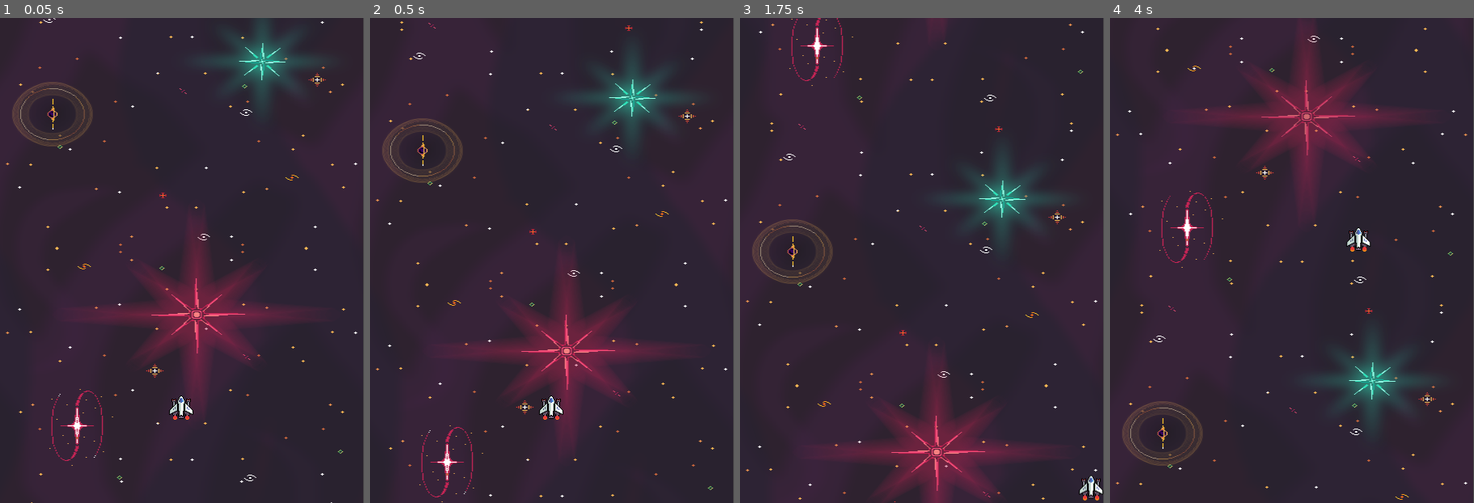
Above: before the commit, frames 1-4 (left to right).
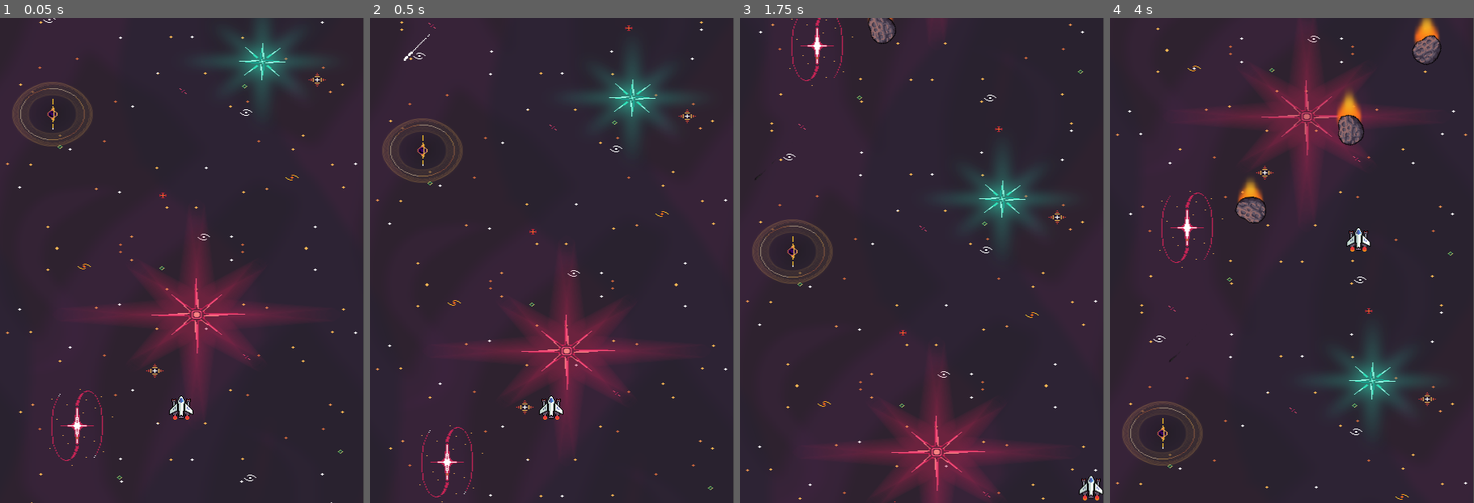
Above: after the commit, the same moments.

Repository: ngophulan456hn/Void-Space-Shooter
Game: Godot game, scene res://Scenes/MainScene.tscn
Same seed, same stepped clock (60 frames per second), same inputs: the game is played once before the commit and once after it.
Inputs:
- Up to frame 1 (0.05 s): no input
- Up to frame 2 (0.5 s): no input
- Up to frame 3 (1.75 s): hold Right (ui_right) 0.53-1.28 s; hold Down (ui_down) from 1.28 s (still down)
- Up to frame 4 (4 s): release Down (ui_down) at 2.03 s; hold Right (ui_right) 2.03-2.78 s; hold Up (ui_up) 2.78-3.53 s; hold Left (ui_left) from 3.53 s (still down)

Frame 1 is identical in both runs. In frame 2, less than 0.1% of the frame differs, in the area x 9-17%, y 3-9%; in frame 3, 0.3%; in frame 4, 1.6%, in the area x 16-92%, y 0-71%.

Commit message:
feat: add asteroids to the game

Diff:
--- /dev/null
+++ b/Scenes/Asteroids.gd
@@ -0,0 +1,63 @@
+extends Area2D
+
+class_name Asteroid
+
+onready var animatedSprite := $AnimatedSprite
+onready var collisionShape2D := $CollisionShape2D
+onready var spriteEffect := $SpriteEffect
+onready var hurtBox = $Hurtbox
+onready var stats := $Stats
+
+enum { IDLE, EXPLODE }
+
+var state = IDLE
+var velocity = Vector2.ZERO
+
+const MAX_SPEED = 100
+const ROTATED_SPEED = 5
+
+var asteroid_max_health: int = 3
+
+func _ready():
+	stats.set_max_health(asteroid_max_health)
+	stats.set_health(asteroid_max_health)
+	stats.connect("no_health", self, "_on_no_health")
+	animatedSprite.play("Base")
+	spriteEffect.play("Effect")
+
+func _physics_process(delta):
+	match state:
+		IDLE:
+			move_state(delta)
+		EXPLODE:
+			explode_state()
+
+func move_state(delta):
+	animatedSprite.rotation_degrees += ROTATED_SPEED
+	position.y += MAX_SPEED * delta
+	if position.y > 650:
+		queue_free()
+
+func explode_state():
+	animatedSprite.play("Explode")
+	spriteEffect.visible = false
+	hurtBox.disable_collision()
+	collisionShape2D.disabled = true
+
+func _on_no_health():
+	state = EXPLODE
+	spriteEffect.visible = false
+
+func _on_AnimatedSprite_animation_finished():
+	if state == EXPLODE:
+		queue_free()
+
+func _on_Hurtbox_area_entered(area):
+	if area is Bullet:
+		stats.set_health(stats.get_health() - 1)
+	print("Asteroid health: ", stats.get_health())
+
+
+func _on_Asteroids_body_entered(body):
+	if body is Player:
+		state = EXPLODE
--- /dev/null
+++ b/Scenes/Asteroids.tscn
@@ -0,0 +1,130 @@
+[gd_scene load_steps=23 format=2]
+
+[ext_resource path="res://Sprites/Void_EnvironmentPack/Asteroids/Asteroid 01 - Base.png" type="Texture" id=1]
+[ext_resource path="res://Sprites/Void_EnvironmentPack/Asteroids/Asteroid 01 - Explode.png" type="Texture" id=2]
+[ext_resource path="res://Scenes/Hurtbox.tscn" type="PackedScene" id=3]
+[ext_resource path="res://Sprites/Void_EnvironmentPack/Effects/Asteroid - Flame.png" type="Texture" id=5]
+[ext_resource path="res://Scenes/Asteroids.gd" type="Script" id=6]
+[ext_resource path="res://Scenes/Stats.tscn" type="PackedScene" id=7]
+
+[sub_resource type="AtlasTexture" id=1]
+flags = 4
+atlas = ExtResource( 1 )
+region = Rect2( 0, 0, 96, 96 )
+
+[sub_resource type="AtlasTexture" id=2]
+flags = 4
+atlas = ExtResource( 2 )
+region = Rect2( 0, 0, 96, 96 )
+
+[sub_resource type="AtlasTexture" id=3]
+flags = 4
+atlas = ExtResource( 2 )
+region = Rect2( 96, 0, 96, 96 )
+
+[sub_resource type="AtlasTexture" id=4]
+flags = 4
+atlas = ExtResource( 2 )
+region = Rect2( 192, 0, 96, 96 )
+
+[sub_resource type="AtlasTexture" id=5]
+flags = 4
+atlas = ExtResource( 2 )
+region = Rect2( 288, 0, 96, 96 )
+
+[sub_resource type="AtlasTexture" id=6]
+flags = 4
+atlas = ExtResource( 2 )
+region = Rect2( 384, 0, 96, 96 )
+
+[sub_resource type="AtlasTexture" id=7]
+flags = 4
+atlas = ExtResource( 2 )
+region = Rect2( 480, 0, 96, 96 )
+
+[sub_resource type="AtlasTexture" id=8]
+flags = 4
+atlas = ExtResource( 2 )
+region = Rect2( 576, 0, 96, 96 )
+
+[sub_resource type="AtlasTexture" id=9]
+flags = 4
+atlas = ExtResource( 2 )
+region = Rect2( 672, 0, 96, 96 )
+
+[sub_resource type="SpriteFrames" id=10]
+animations = [ {
+"frames": [ SubResource( 1 ) ],
+"loop": true,
+"name": "Base",
+"speed": 5.0
+}, {
+"frames": [ SubResource( 2 ), SubResource( 3 ), SubResource( 4 ), SubResource( 5 ), SubResource( 6 ), SubResource( 7 ), SubResource( 8 ), SubResource( 9 ) ],
+"loop": false,
+"name": "Explode",
+"speed": 5.0
+} ]
+
+[sub_resource type="AtlasTexture" id=13]
+flags = 4
+atlas = ExtResource( 5 )
+region = Rect2( 0, 0, 96, 96 )
+
+[sub_resource type="AtlasTexture" id=14]
+flags = 4
+atlas = ExtResource( 5 )
+region = Rect2( 96, 0, 96, 96 )
+
+[sub_resource type="AtlasTexture" id=15]
+flags = 4
+atlas = ExtResource( 5 )
+region = Rect2( 192, 0, 96, 96 )
+
+[sub_resource type="SpriteFrames" id=16]
+animations = [ {
+"frames": [ SubResource( 13 ), SubResource( 14 ), SubResource( 15 ) ],
+"loop": true,
+"name": "Effect",
+"speed": 5.0
+} ]
+
+[sub_resource type="CircleShape2D" id=11]
+radius = 19.105
+
+[sub_resource type="CircleShape2D" id=12]
+radius = 19.1
+
+[node name="Asteroids" type="Area2D"]
+collision_layer = 33
+collision_mask = 7
+script = ExtResource( 6 )
+
+[node name="AnimatedSprite" type="AnimatedSprite" parent="."]
+frames = SubResource( 10 )
+animation = "Base"
+
+[node name="SpriteEffect" type="AnimatedSprite" parent="."]
+position = Vector2( 0, -9 )
+rotation = -1.5708
+z_index = -1
+frames = SubResource( 16 )
+animation = "Effect"
+
+[node name="CollisionShape2D" type="CollisionShape2D" parent="."]
+shape = SubResource( 11 )
+
+[node name="Hurtbox" parent="." instance=ExtResource( 3 )]
+collision_layer = 16
+collision_mask = 0
+
+[node name="CollisionShape2D" parent="Hurtbox" index="0"]
+position = Vector2( 0, 12 )
+shape = SubResource( 12 )
+
+[node name="Stats" parent="." instance=ExtResource( 7 )]
+
+[connection signal="body_entered" from="." to="." method="_on_Asteroids_body_entered"]
+[connection signal="animation_finished" from="AnimatedSprite" to="." method="_on_AnimatedSprite_animation_finished"]
+[connection signal="area_entered" from="Hurtbox" to="." method="_on_Hurtbox_area_entered"]
+
+[editable path="Hurtbox"]
--- a/Scenes/Bullet.gd
+++ b/Scenes/Bullet.gd
@@ -38,3 +38,7 @@
 			animatedSprite.play("Rocket")
 		"Zapper":
 			animatedSprite.play("Zapper")
+
+
+func _on_Bullet_area_entered(area):
+	queue_free()
--- a/Scenes/Bullet.tscn
+++ b/Scenes/Bullet.tscn
@@ -168,3 +168,5 @@
 
 [node name="CollisionShape2D" type="CollisionShape2D" parent="."]
 shape = SubResource( 27 )
+
+[connection signal="area_entered" from="." to="." method="_on_Bullet_area_entered"]
--- a/Scenes/Hitbox.gd
+++ b/Scenes/Hitbox.gd
@@ -1,8 +1,17 @@
 extends Area2D
 
-func _ready():
-	pass # Replace with function body.
+onready var collisionShape2D := $CollisionShape2D
 
-func _on_Hitbox_body_entered(body):
-	if body is Player:
-		body.player_die()
+export var damage = 1 setget set_damage, get_damage
+
+func set_damage(value: int):
+	if value <= 0 :
+		print('Cannot set damage less than 0')
+	else:
+		damage = value
+
+func get_damage() -> int:
+	return damage
+
+func disable_collision():
+	collisionShape2D.disabled = true
--- a/Scenes/Hurtbox.gd
+++ b/Scenes/Hurtbox.gd
@@ -1,6 +1,7 @@
 extends Area2D
 
-onready var timer = $Timer
+onready var timer := $Timer
+onready var collisionShape2D := $CollisionShape2D
 
 var invinciable = false setget set_invinciable
 
@@ -21,6 +22,9 @@
 	else:
 		print("Duration start invincibility must be higher than 0")
 
+func disable_collision():
+	collisionShape2D.disabled = true
+
 func _on_Timer_timeout():
 	set_invinciable(false)
 
--- /dev/null
+++ b/Scenes/MainScene.gd
@@ -0,0 +1,34 @@
+extends Node2D
+
+var Asteroids = load("res://Scenes/Asteroids.tscn")
+
+onready var timer := $Timer
+
+const MAX_ASTEROIDS = 10
+var number_spawn = 0
+var spawn_again = true
+
+func _ready():
+	pass
+
+func _physics_process(delta):
+	if spawn_again and number_spawn < MAX_ASTEROIDS:
+		spawn_asteroids()
+		number_spawn += 1
+		print(number_spawn)
+		timer.start(1)
+		spawn_again = false
+
+func spawn_location():
+	var location = Vector2.ZERO
+	location.x = rand_range(20, 580)
+	location.y = -60
+	return location
+
+func spawn_asteroids():
+	var asteroid = Asteroids.instance()
+	add_child(asteroid)
+	asteroid.global_position = spawn_location()
+
+func _on_Timer_timeout():
+	spawn_again = true
--- a/Scenes/MainScene.tscn
+++ b/Scenes/MainScene.tscn
@@ -1,11 +1,30 @@
-[gd_scene load_steps=3 format=2]
+[gd_scene load_steps=5 format=2]
 
 [ext_resource path="res://Scenes/Player.tscn" type="PackedScene" id=1]
+[ext_resource path="res://Sprites/SpaceShooter_Assets/starBig.png" type="Texture" id=2]
 [ext_resource path="res://Scenes/ParallaxBackground.tscn" type="PackedScene" id=3]
+[ext_resource path="res://Scenes/MainScene.gd" type="Script" id=4]
 
 [node name="MainScene" type="Node2D"]
+script = ExtResource( 4 )
 
 [node name="ParallaxBackground" parent="." instance=ExtResource( 3 )]
+
+[node name="CPUParticles2D" type="CPUParticles2D" parent="."]
+position = Vector2( 225, 0 )
+emitting = false
+amount = 100
+lifetime = 2.0
+texture = ExtResource( 2 )
+emission_shape = 2
+emission_rect_extents = Vector2( 225, 1 )
+direction = Vector2( 0, 1 )
+spread = 0.0
+gravity = Vector2( 0, 0 )
+initial_velocity = 500.0
+initial_velocity_random = 1.0
+scale_amount = 0.5
+scale_amount_random = 0.5
 
 [node name="Player" parent="." instance=ExtResource( 1 )]
 position = Vector2( 224, 496 )
@@ -15,3 +34,7 @@
 
 [node name="BackgroundMusic" type="AudioStreamPlayer2D" parent="."]
 bus = "Music"
+
+[node name="Timer" type="Timer" parent="."]
+
+[connection signal="timeout" from="Timer" to="." method="_on_Timer_timeout"]
--- a/Scenes/ParallaxBackground.gd
+++ b/Scenes/ParallaxBackground.gd
@@ -1,9 +1,33 @@
 extends ParallaxBackground
 
 const SCROLL_SPEED = 100
+const NEXT_STAR_FALL = 1
+
+onready var animatedSprite := $StarFall/AnimatedSprite
+onready var timer := $Timer
+onready var starFall := $StarFall
+
+var star_fall = false
 
 func _ready():
-	pass
+	random_position_of_starfall()
+	animatedSprite.frame = 0
+	animatedSprite.play("Idle")
 
 func _process(delta):
 	scroll_offset.y += SCROLL_SPEED * delta
+	if star_fall:
+		star_fall = false
+		animatedSprite.frame = 0
+		animatedSprite.play("Idle")
+		random_position_of_starfall()
+
+func random_position_of_starfall():
+	starFall.motion_mirroring.x = rand_range(36, 414)
+	starFall.motion_mirroring.y = rand_range(640, 1280)
+
+func _on_AnimatedSprite_animation_finished():
+	timer.start(NEXT_STAR_FALL)
+
+func _on_Timer_timeout():
+	star_fall = true
--- a/Scenes/ParallaxBackground.tscn
+++ b/Scenes/ParallaxBackground.tscn
@@ -1,9 +1,63 @@
-[gd_scene load_steps=5 format=2]
+[gd_scene load_steps=16 format=2]
 
 [ext_resource path="res://Sprites/Void_EnvironmentPack/Backgrounds/Condesed/Starry background  - Layer 01 - Void.png" type="Texture" id=1]
 [ext_resource path="res://Sprites/Void_EnvironmentPack/Backgrounds/Condesed/Starry background  - Layer 03 - Stars.png" type="Texture" id=2]
 [ext_resource path="res://Sprites/Void_EnvironmentPack/Backgrounds/Condesed/Starry background  - Layer 02 - Stars.png" type="Texture" id=3]
 [ext_resource path="res://Scenes/ParallaxBackground.gd" type="Script" id=4]
+[ext_resource path="res://Sprites/Void_EnvironmentPack/Backgrounds/Condesed/Falling_Star.png" type="Texture" id=5]
+
+[sub_resource type="AtlasTexture" id=1]
+flags = 6
+atlas = ExtResource( 5 )
+region = Rect2( 0, 0, 128, 128 )
+
+[sub_resource type="AtlasTexture" id=2]
+flags = 6
+atlas = ExtResource( 5 )
+region = Rect2( 128, 0, 128, 128 )
+
+[sub_resource type="AtlasTexture" id=3]
+flags = 6
+atlas = ExtResource( 5 )
+region = Rect2( 256, 0, 128, 128 )
+
+[sub_resource type="AtlasTexture" id=4]
+flags = 6
+atlas = ExtResource( 5 )
+region = Rect2( 384, 0, 128, 128 )
+
+[sub_resource type="AtlasTexture" id=5]
+flags = 6
+atlas = ExtResource( 5 )
+region = Rect2( 512, 0, 128, 128 )
+
+[sub_resource type="AtlasTexture" id=6]
+flags = 6
+atlas = ExtResource( 5 )
+region = Rect2( 640, 0, 128, 128 )
+
+[sub_resource type="AtlasTexture" id=7]
+flags = 6
+atlas = ExtResource( 5 )
+region = Rect2( 768, 0, 128, 128 )
+
+[sub_resource type="AtlasTexture" id=8]
+flags = 6
+atlas = ExtResource( 5 )
+region = Rect2( 896, 0, 128, 128 )
+
+[sub_resource type="AtlasTexture" id=10]
+flags = 6
+atlas = ExtResource( 5 )
+region = Rect2( 1024, 0, 128, 128 )
+
+[sub_resource type="SpriteFrames" id=9]
+animations = [ {
+"frames": [ SubResource( 1 ), SubResource( 2 ), SubResource( 3 ), SubResource( 4 ), SubResource( 5 ), SubResource( 6 ), SubResource( 7 ), SubResource( 8 ), SubResource( 10 ) ],
+"loop": false,
+"name": "Idle",
+"speed": 9.0
+} ]
 
 [node name="ParallaxBackground" type="ParallaxBackground"]
 script = ExtResource( 4 )
@@ -37,3 +91,17 @@
 scale = Vector2( 1, 1.24722 )
 texture = ExtResource( 2 )
 centered = false
+
+[node name="StarFall" type="ParallaxLayer" parent="."]
+
+[node name="AnimatedSprite" type="AnimatedSprite" parent="StarFall"]
+position = Vector2( -48, 0 )
+scale = Vector2( 0.5625, 0.5625 )
+frames = SubResource( 9 )
+animation = "Idle"
+frame = 4
+
+[node name="Timer" type="Timer" parent="."]
+
+[connection signal="animation_finished" from="StarFall/AnimatedSprite" to="." method="_on_AnimatedSprite_animation_finished"]
+[connection signal="timeout" from="Timer" to="." method="_on_Timer_timeout"]
--- a/Scenes/Player.gd
+++ b/Scenes/Player.gd
@@ -13,6 +13,7 @@
 onready var bulletTimer := $BulletTimer
 onready var collisionShape2D := $CollisionShape2D
 onready var firingPosition := $FiringPosition
+onready var stats := $Stats
 
 enum { MOVE, POWERING }
 
@@ -31,10 +32,10 @@
 func _ready():
 	base.play("FullHearth")
 	shields.visible = false
-	Stats.connect("no_health", self, "_on_no_health")
-	Stats.connect("health_changed", self, "_on_health_changed")
-	Stats.set_max_health(MAX_HEALTH)
-	Stats.set_spawn_position(self.global_position)
+	stats.connect("no_health", self, "_on_no_health")
+	stats.connect("health_changed", self, "_on_health_changed")
+	stats.set_max_health(MAX_HEALTH)
+	stats.set_spawn_position(self.global_position)
 	Inventory.connect("engnie_changed", self, "_on_engnie_changed")
 	Inventory.connect("weapon_changed", self, "_on_weapon_changed")
 	engineEffects.speed_scale = ACCELERATION_TIME
@@ -109,7 +110,7 @@
 				engineEffects.play("SuperchargedPowering")
 
 func ship_condition():
-	match Stats.get_health():
+	match stats.get_health():
 		4:
 			base.play("FullHearth")
 		3:
@@ -121,13 +122,16 @@
 
 func _on_Hurtbox_area_entered(area):
 	print("_on_Hurtbox_area_entered", area)
-#	Stats.set_health(Stats.get_health() - 1)
+	stats.set_health(stats.get_health() - 1)
+	print("Player health: ", stats.get_health())
 	hurtBox.start_invincibility(0.6)
 
 func _on_no_health():
-	self.global_position = Stats.get_spawn_position()
-	Stats.set_max_health(Stats.get_max_health())
-	Stats.set_health(Stats.get_max_health())
+#	self.global_position = stats.get_spawn_position()
+#	stats.set_max_health(stats.get_max_health())
+#	stats.set_health(stats.get_max_health())
+	queue_free()
+	get_tree().paused = true
 
 func _on_health_changed():
 	ship_condition()
--- a/Scenes/Player.tscn
+++ b/Scenes/Player.tscn
@@ -26,6 +26,7 @@
 [ext_resource path="res://Sprites/Void_MainShip/Main Ship/Main Ship - Engine Effects/Main Ship - Engines - Burst Engine - Powering.png" type="Texture" id=24]
 [ext_resource path="res://Scenes/Player.gd" type="Script" id=25]
 [ext_resource path="res://Scenes/Hurtbox.tscn" type="PackedScene" id=26]
+[ext_resource path="res://Scenes/Stats.tscn" type="PackedScene" id=27]
 
 [sub_resource type="AtlasTexture" id=7]
 flags = 4
@@ -829,6 +830,8 @@
 extents = Vector2( 16, 12 )
 
 [node name="Player" type="KinematicBody2D"]
+collision_layer = 3
+collision_mask = 33
 script = ExtResource( 25 )
 
 [node name="Bases" type="AnimatedSprite" parent="."]
@@ -882,6 +885,8 @@
 [node name="CenterGun" type="Node2D" parent="FiringPosition"]
 position = Vector2( 0, -40 )
 
+[node name="Stats" parent="." instance=ExtResource( 27 )]
+
 [connection signal="animation_finished" from="Bases/Weapons" to="." method="_on_Weapons_animation_finished"]
 [connection signal="area_entered" from="Hurtbox" to="." method="_on_Hurtbox_area_entered"]
 [connection signal="timeout" from="BulletTimer" to="." method="_on_BulletTimer_timeout"]
--- /dev/null
+++ b/Scenes/Stats.tscn
@@ -0,0 +1,6 @@
+[gd_scene load_steps=2 format=2]
+
+[ext_resource path="res://Scenes/Stats.gd" type="Script" id=1]
+
+[node name="Stats" type="Node"]
+script = ExtResource( 1 )
--- a/project.godot
+++ b/project.godot
@@ -10,6 +10,11 @@
 
 _global_script_classes=[ {
 "base": "Area2D",
+"class": "Asteroid",
+"language": "GDScript",
+"path": "res://Scenes/Asteroids.gd"
+}, {
+"base": "Area2D",
 "class": "Bullet",
 "language": "GDScript",
 "path": "res://Scenes/Bullet.gd"
@@ -20,6 +25,7 @@
 "path": "res://Scenes/Player.gd"
 } ]
 _global_script_class_icons={
+"Asteroid": "",
 "Bullet": "",
 "Player": ""
 }
@@ -32,7 +38,6 @@
 
 [autoload]
 
-Stats="*res://Scripts/Stats.gd"
 Inventory="*res://Scripts/Inventory.gd"
 
 [display]
Not shown: 1 places in Scenes/Player.tscn that only renumber resources
Renamed: Scripts/Stats.gd -> Scenes/Stats.gd
Not shown, added: Sprites/SpaceShooter_Assets/README.txt
Binary file added: Sprites/SpaceShooter_Assets/backgroundColor.png
Not shown, added: Sprites/SpaceShooter_Assets/backgroundColor.png.import
Binary file added: Sprites/SpaceShooter_Assets/enemyShip.png
Not shown, added: Sprites/SpaceShooter_Assets/enemyShip.png.import
Binary file added: Sprites/SpaceShooter_Assets/enemyUFO.png
Not shown, added: Sprites/SpaceShooter_Assets/enemyUFO.png.import
Binary file added: Sprites/SpaceShooter_Assets/laserGreen.png
Not shown, added: Sprites/SpaceShooter_Assets/laserGreen.png.import
Binary file added: Sprites/SpaceShooter_Assets/laserGreenShot.png
(and 23 more such lines)
